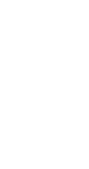
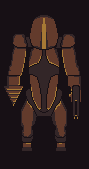
Before/after of a 89 × 169 layered artwork. What changed in the layer stack:
showed "head" over [29, 14, 59, 50]
showed "body" over [25, 47, 63, 117]
added layer "arm-left-gun" above "arm-right-gun" over [55, 33, 82, 119]
added layer "arm-right-drill" above "legs-left" over [3, 33, 33, 108]
showed "legs-left" over [50, 97, 68, 152]
showed "legs-right" over [20, 97, 38, 152]
showed "Mech copy #1" over [0, 0, 89, 169]